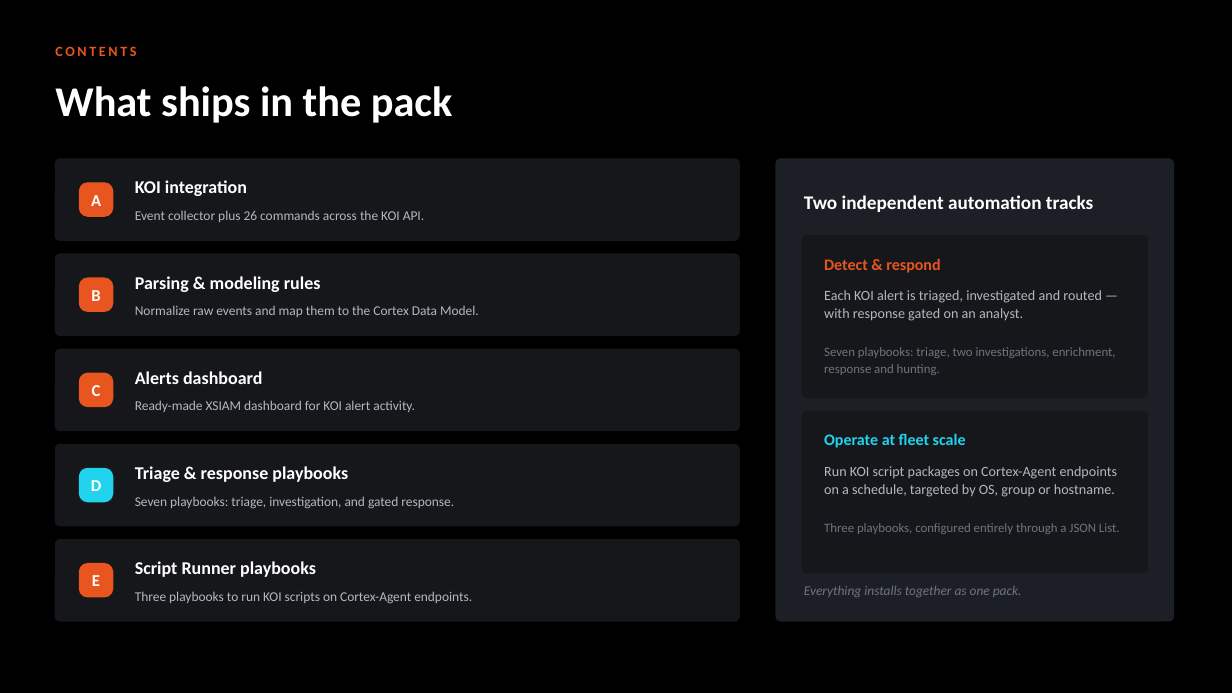
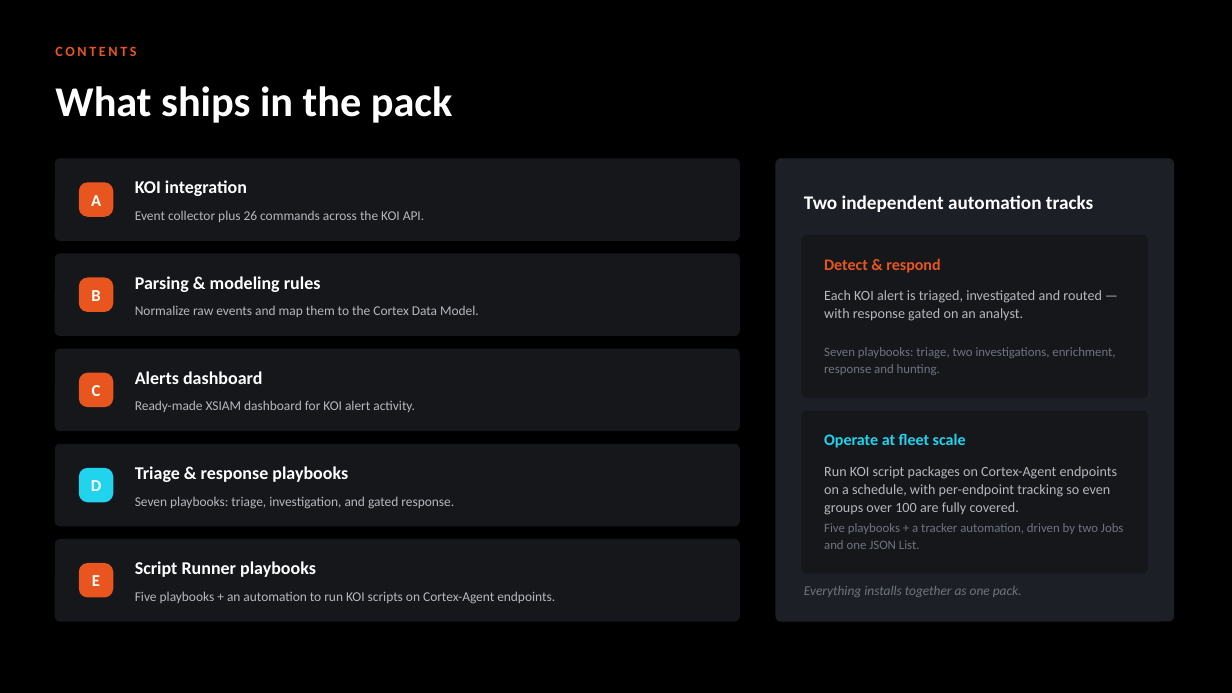
Before and after one commit to ayman-m/koi-xsiam-pack, a slide deck: slide 3 of docs/KOI_Content_Pack_Overview.pptx. Drawn at 1232x693 pixels with LibreOffice and Linux fonts; fonts in the diff are those of the drawing. Boxes give left, top, right and bottom in pixels: in the first picture for what was removed or moved away, otherwise in the second. Text is boxed around its words. In the diff, an @@ line names an element or a change of style, - is before the commit and + after.

```diff
--- a/docs/KOI_Content_Pack_Overview.pptx
+++ b/docs/KOI_Content_Pack_Overview.pptx
@@ text at (x1=824, y1=466, x2=1118, y2=515): text changed @@
-Run KOI script packages on Cortex-Agent endpoints on a schedule, targeted by OS, group or hostname.
+Run KOI script packages on Cortex-Agent endpoints on a schedule, with per-endpoint tracking so even groups over 100 are fully covered.
@@ text at (x1=824, y1=523, x2=1124, y2=549): text changed @@
-Three playbooks, configured entirely through a JSON List.
+Five playbooks + a tracker automation, driven by two Jobs and one JSON List.
@@ text at (x1=135, y1=591, x2=555, y2=604): text changed @@
-Three playbooks to run KOI scripts on Cortex-Agent endpoints.
+Five playbooks + an automation to run KOI scripts on Cortex-Agent endpoints.
```
Also in this commit, not shown: 5 other files.
